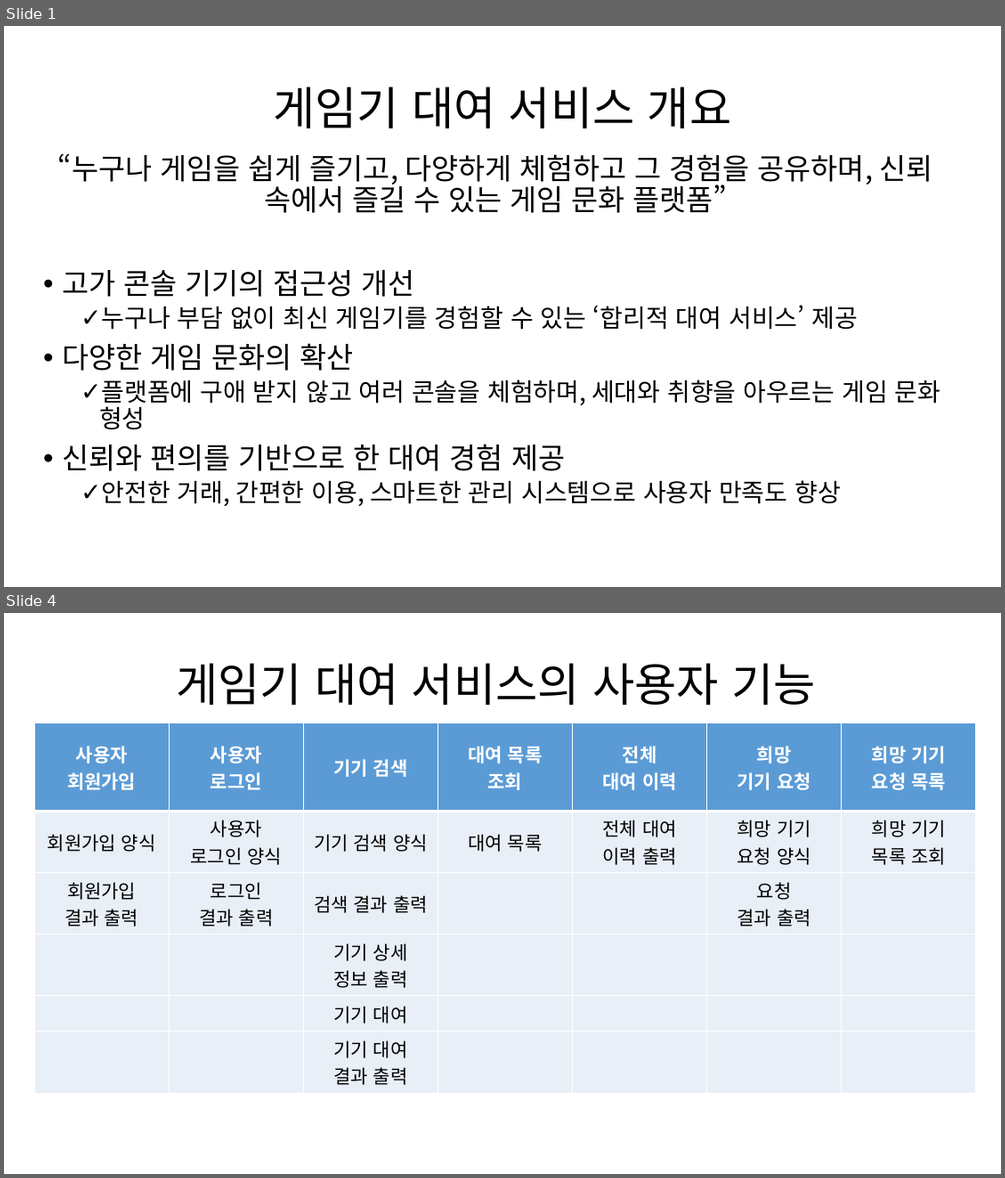
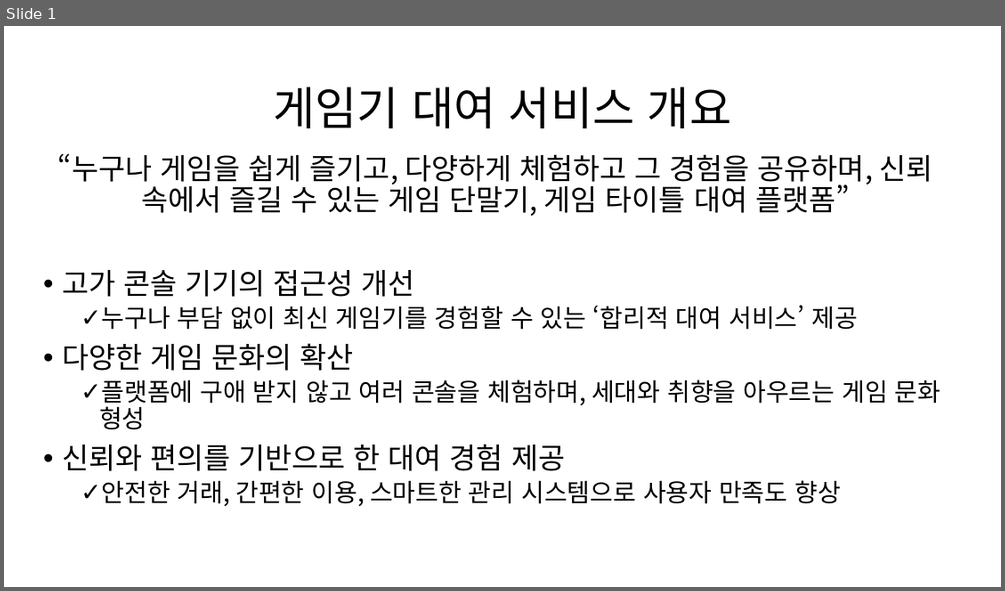
Before and after one commit to gamepex/project, a slide deck: 게임기 대여 서비스 설계도.pptx. Shown one above the other, each under a label of ours: slides 1 and 4 before the commit, slide 1 after it; the slides between them are not shown. The pictures are 1005x1178 and 1005x591 pixels, drawn with LibreOffice and Linux fonts; fonts in the diff are those of the drawing. Boxes give left, top, right and bottom in pixels: in the first picture for what was removed or moved away, otherwise in the second. Text is boxed around its words. In the diff, an @@ line names an element or a change of style, - is before the commit and + after.

```diff
--- a/게임기 대여 서비스 설계도.pptx
+++ b/게임기 대여 서비스 설계도.pptx
@@ slide 4 removed at <box>4,613,1001,1174</box>, background #FFFFFF @@
@@ title removed at <box>176,663,815,705</box> @@
-게임기 대여 서비스의 사용자 기능
@@ table removed at <box>34,723,977,1088</box>, 6 rows, 7 columns @@
-사용자 / 회원가입 | 사용자 / 로그인 | 기기 검색 | 대여 목록 / 조회 | 전체 / 대여 이력 | 희망 / 기기 요청 | 희망 기기 / 요청 목록
-회원가입 양식 | 사용자 / 로그인 양식 | 기기 검색 양식 | 대여 목록 | 전체 대여 / 이력 출력 | 희망 기기 / 요청 양식 | 희망 기기 / 목록 조회
-회원가입 / 결과 출력 | 로그인 / 결과 출력 | 검색 결과 출력 |  |  | 요청 / 결과 출력 | 
- |  | 기기 상세 / 정보 출력 |  |  |  | 
- |  | 기기 대여 |  |  |  | 
- |  | 기기 대여 / 결과 출력 |  |  |  | 
@@ slide 1 changed as well @@
@@ text at <box>58,153,932,216</box>: text changed @@
-“누구나 게임을 쉽게 즐기고, 다양하게 체험하고 그 경험을 공유하며, 신뢰 속에서 즐길 수 있는 게임 문화 플랫폼”
+“누구나 게임을 쉽게 즐기고, 다양하게 체험하고 그 경험을 공유하며, 신뢰 속에서 즐길 수 있는 게임 단말기, 게임 타이틀 대여 플랫폼”
```
Also in this commit, not shown: 10 slides added, 1 other slide removed, 24 other files.
